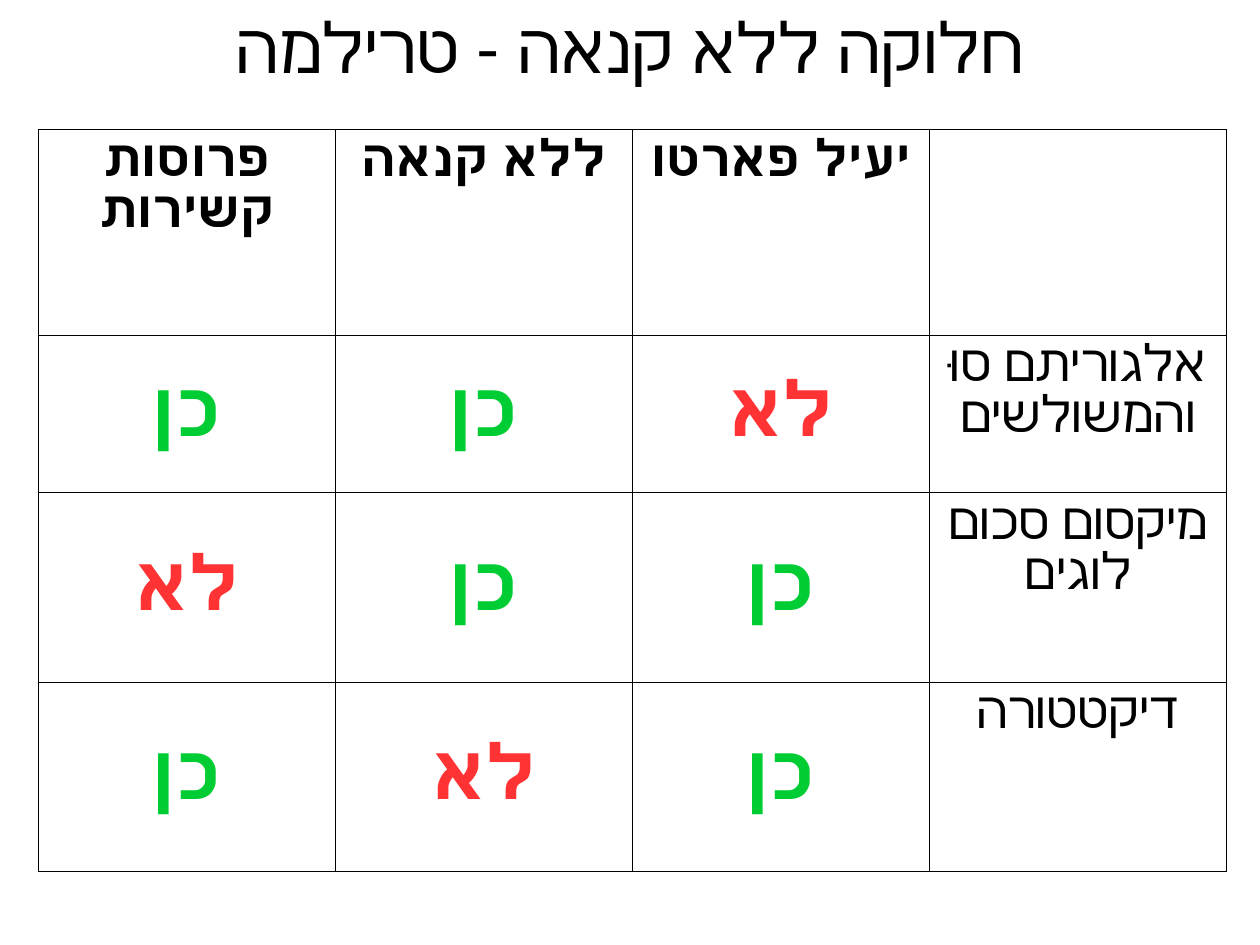
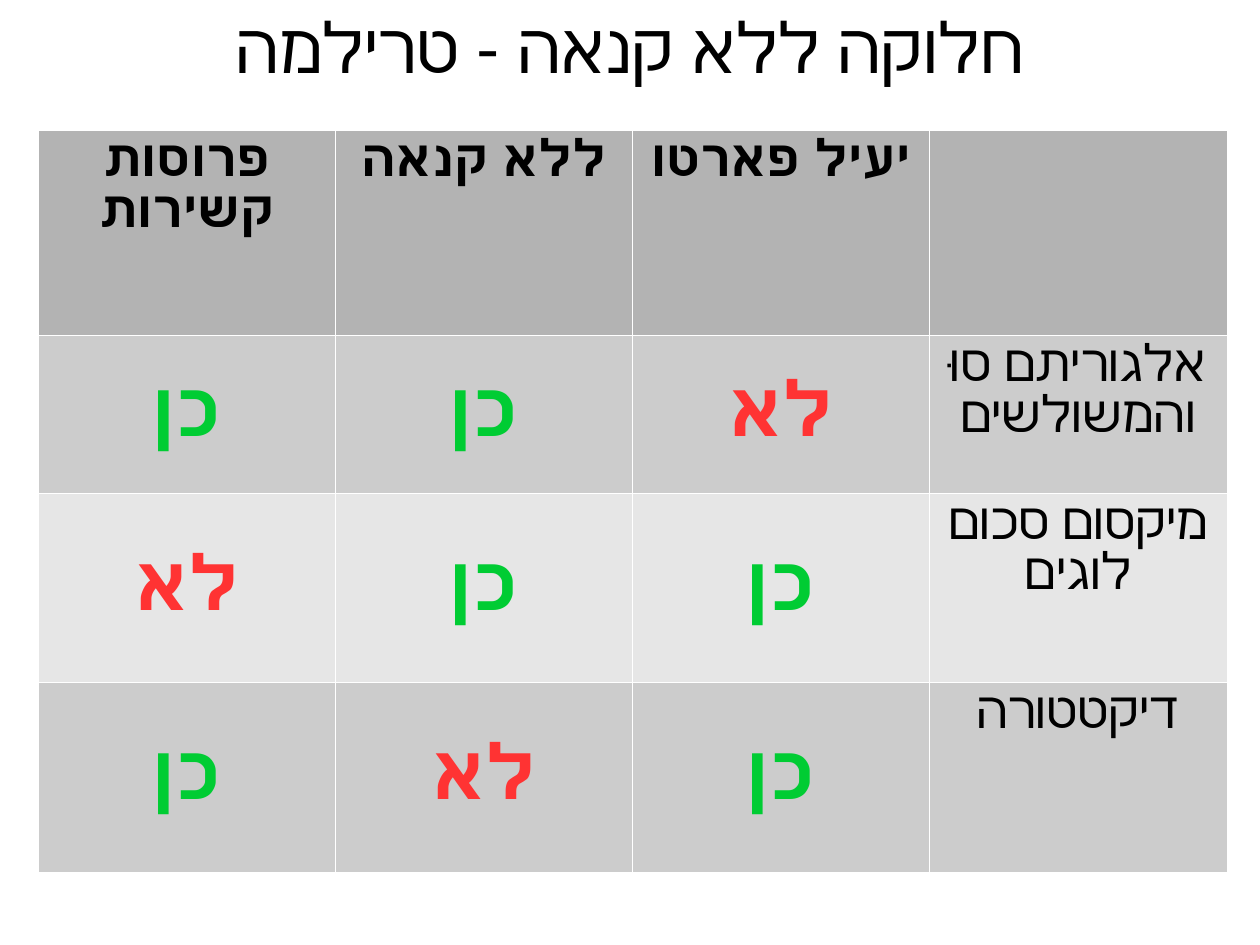
Before and after one commit to erelsgl-at-ariel/algorithms-5781, a slide deck: slide 21 of 02-pareto-efficiency/slides.odp. Drawn at 1260x945 pixels with LibreOffice and Linux fonts; fonts in the diff are those of the drawing. Boxes give left, top, right and bottom in pixels: in the first picture for what was removed or moved away, otherwise in the second. Text is boxed around its words. In the diff, an @@ line names an element or a change of style, - is before the commit and + after.

```diff
--- a/02-pareto-efficiency/slides.odp
+++ b/02-pareto-efficiency/slides.odp
@@ table at box(39, 130, 1228, 872) @@
@@ fill none to #B3B3B3 in 3 cells @@
@@ fill none to #CCCCCC in 8 cells @@
@@ fill none to #E6E6E6 in row 3 @@
@@ borders changed @@
```
Also in this commit, not shown: 10 other slides changed, 1 other file.
